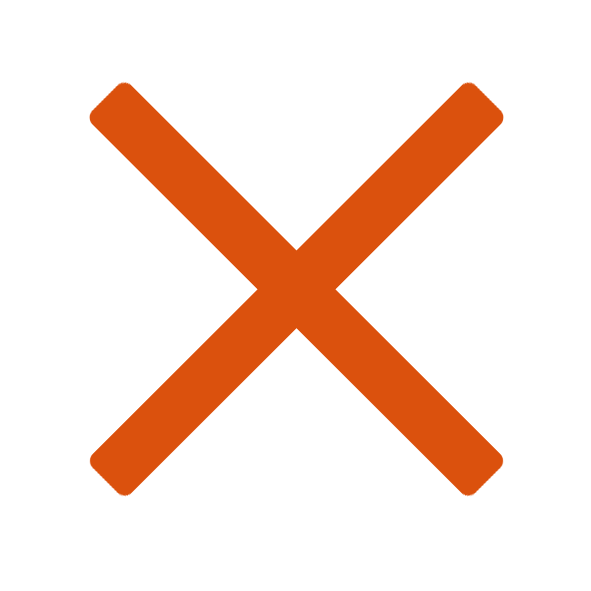
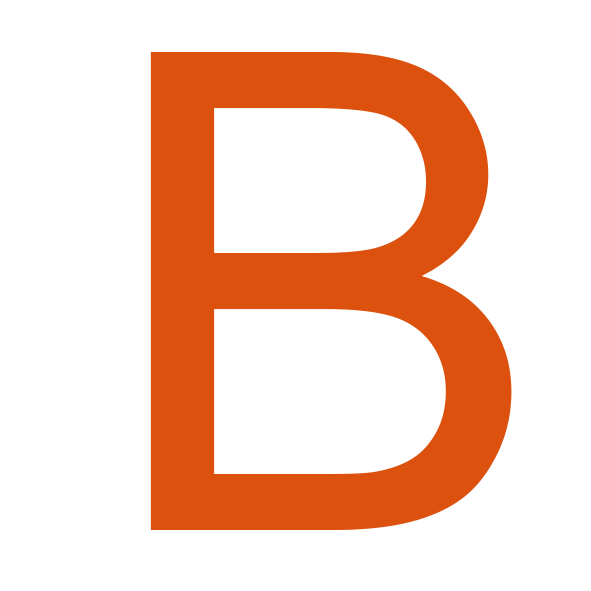
Two versions of the same layered image (591x591). Layer-by-layer changes:
added layer "В" above "Прямоугольник, скругл. углы 1 копия 2" over [150, 52, 512, 530]
hid "Прямоугольник, скругл. углы 1 копия 2" over [89, 81, 504, 497]
